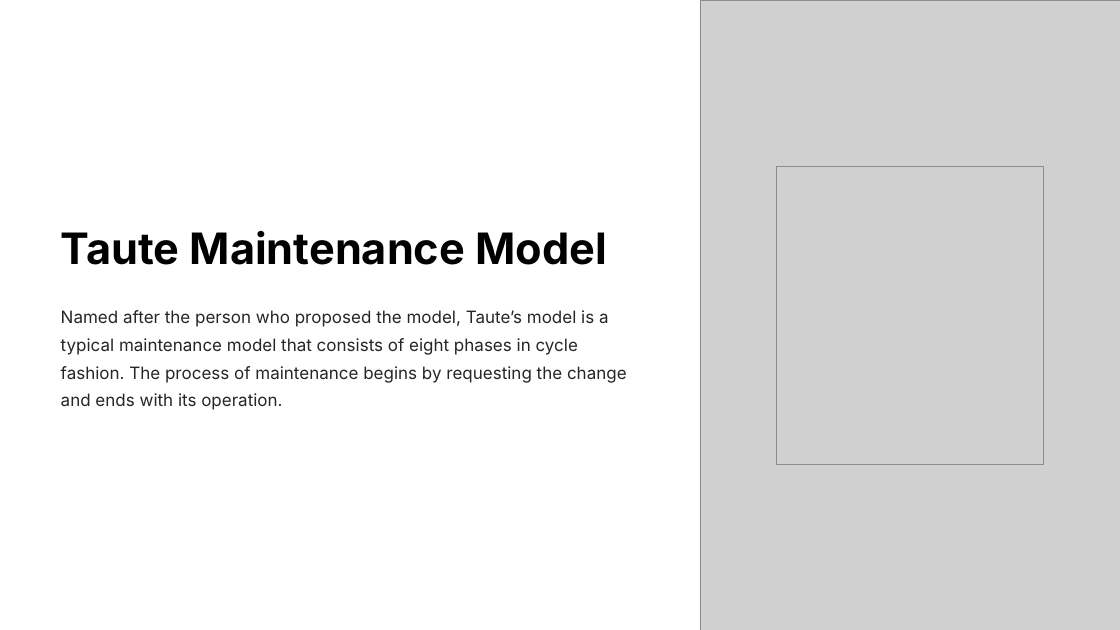
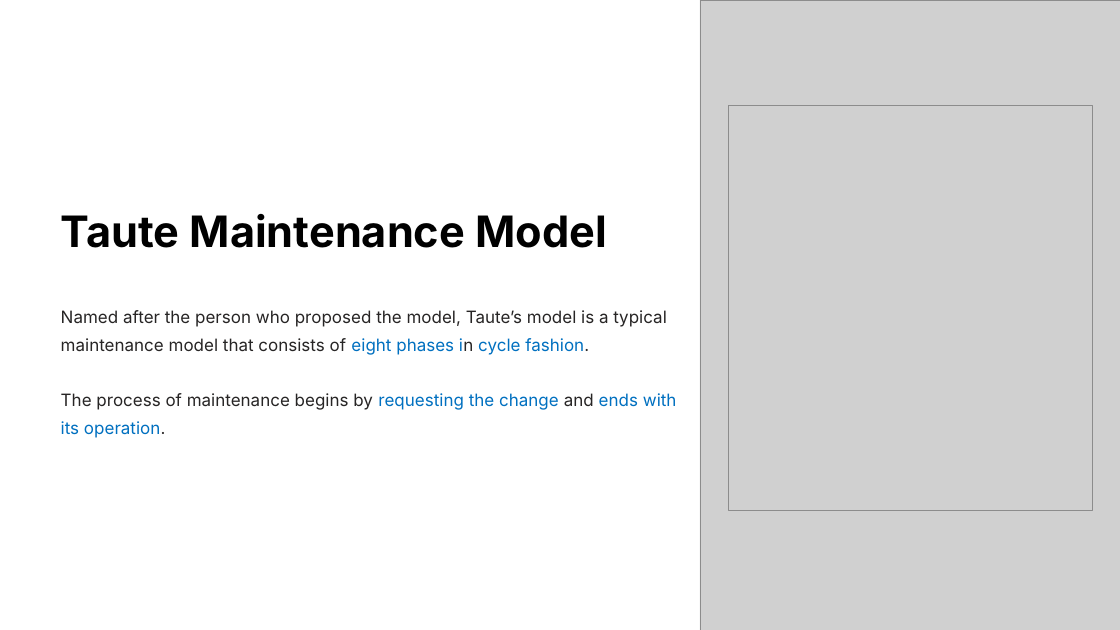
Before and after one commit to GoonerMAK/SWE_4801_Software_Maintenance, a slide deck: slide 28 of Chapter 2 & 5-Maint.framework&process.pptx. Drawn at 1120x630 pixels with LibreOffice and Linux fonts; fonts in the diff are those of the drawing; grey boxes stand for pictures; background and template pictures are left out. Boxes give left, top, right and bottom in pixels: in the first picture for what was removed or moved away, otherwise in the second. Text is boxed around its words. In the diff, an @@ line names an element or a change of style, - is before the commit and + after.

```diff
--- a/Chapter 2 & 5-Maint.framework&process.pptx
+++ b/Chapter 2 & 5-Maint.framework&process.pptx
@@ picture: place and size @@
-picture at <box>776,166,1044,464</box>
+picture at <box>728,106,1092,511</box>
@@ text "Taute Maintenance Model": place and size @@
-text "Taute Maintenance Model" at <box>61,231,606,265</box>
+text "Taute Maintenance Model" at <box>61,214,606,248</box>
@@ text at <box>61,310,677,438</box>: text changed @@
-Named after the person who proposed the model, Taute’s model is a typical maintenance model that consists of eight phases in cycle fashion. The process of maintenance begins by requesting the change and ends with its operation.
+Named after the person who proposed the model, Taute’s model is a typical maintenance model that consists of eight phases in cycle fashion.
+The process of maintenance begins by requesting the change and ends with its operation.
```
Also in this commit, not shown: 17 other slides changed, 9 other files.
